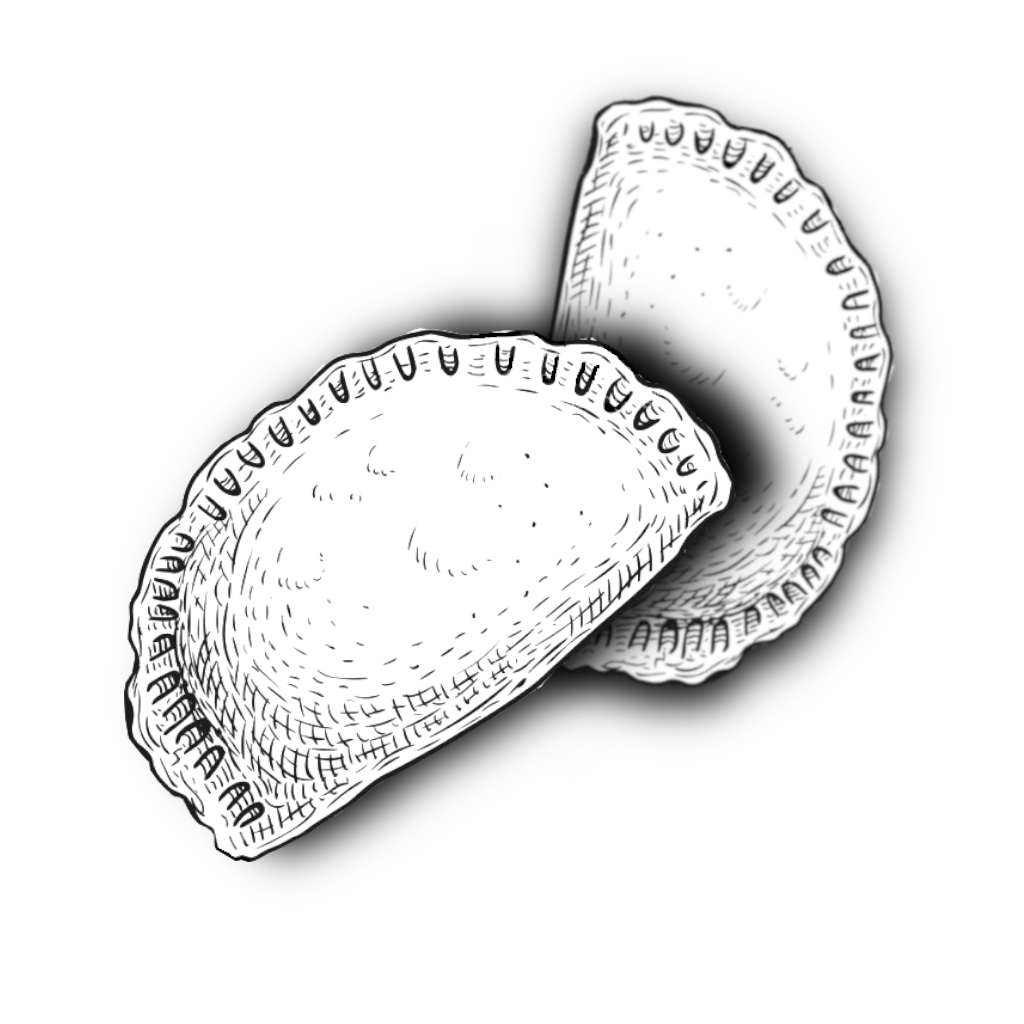
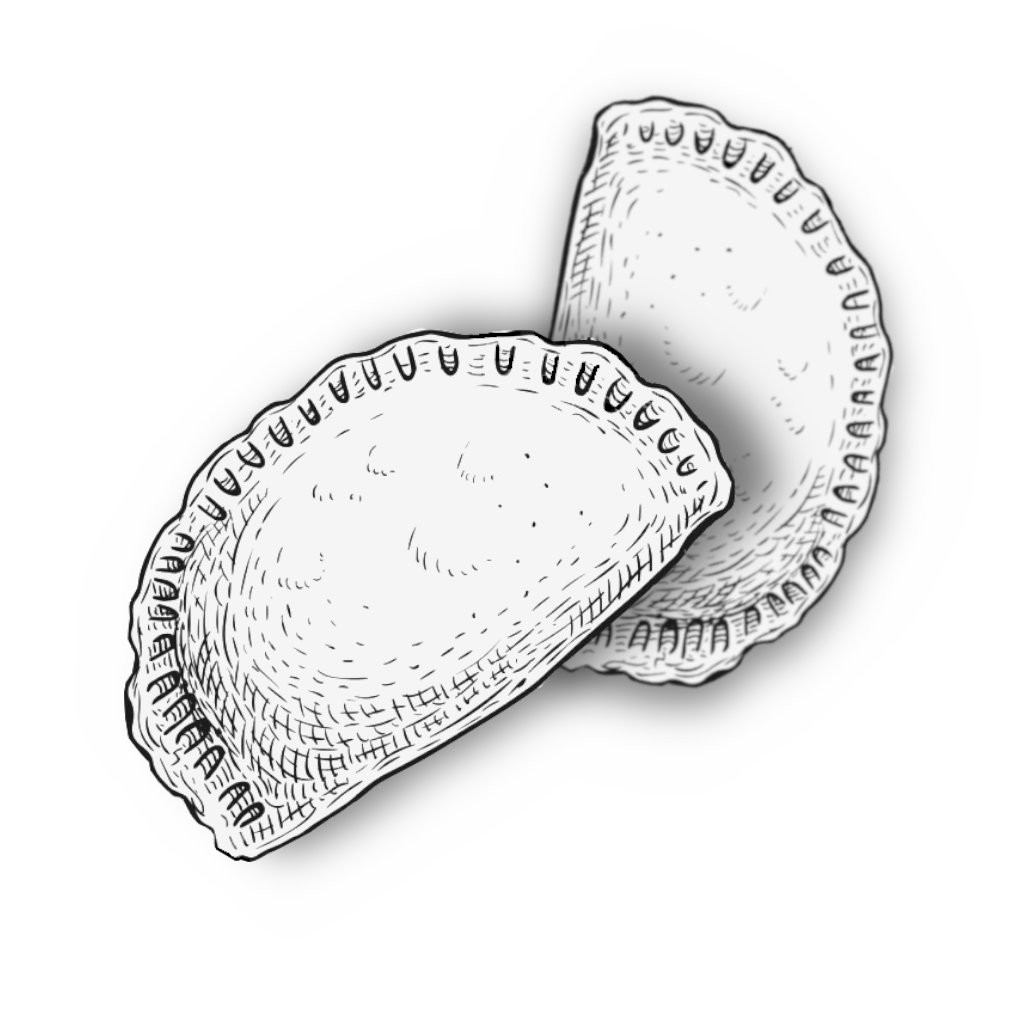
Before/after of a 1024px x 1024px layered artwork. What changed in the layer stack:
painted on "Pasted Layer #3" over [left=124, top=327, right=736, bottom=862]
"Pasted Layer #5": opacity 100% → 50% over [left=124, top=228, right=865, bottom=890]
painted on "Pasted Layer #4" over [left=536, top=93, right=897, bottom=691]
"Pasted Layer #2": opacity 100% → 50% over [left=447, top=75, right=933, bottom=797]
